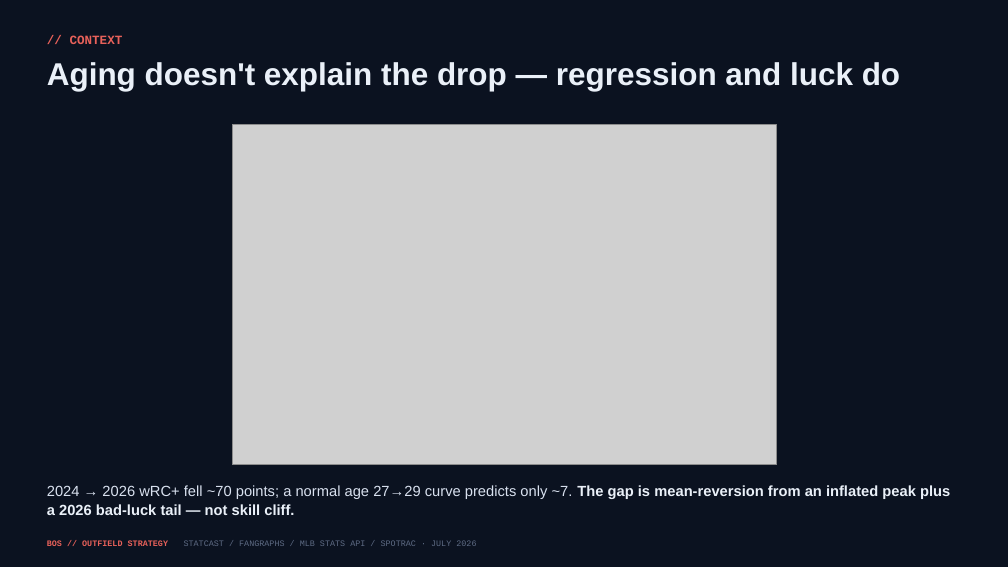
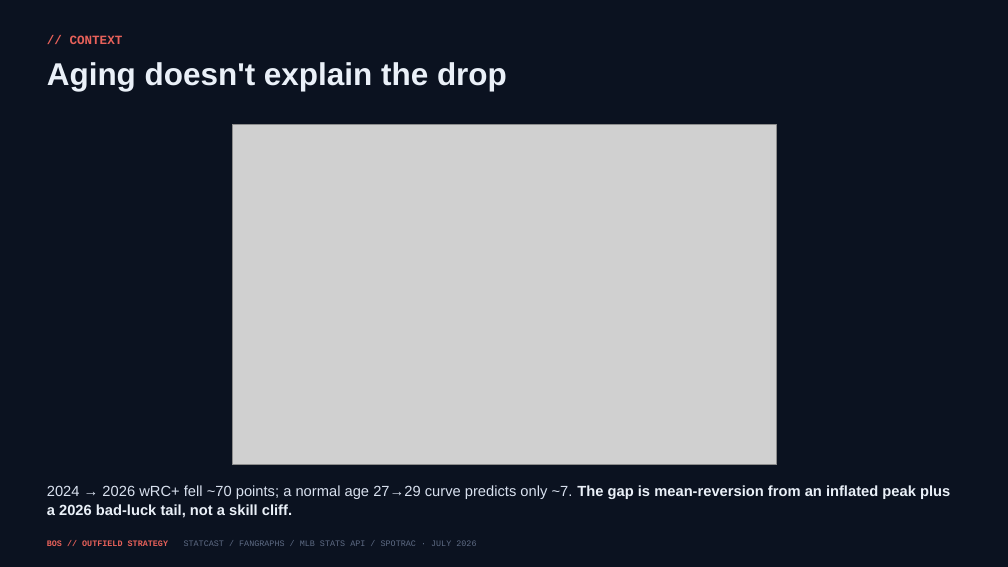
Before and after one commit to justinloo12/jarren-duran-outlier-analysis, a slide deck: slide 9 of outputs/Red_Sox_Outfield_Strategy.pptx. Drawn at 1008x567 pixels with LibreOffice and Linux fonts; fonts in the diff are those of the drawing; grey boxes stand for pictures. Boxes give left, top, right and bottom in pixels: in the first picture for what was removed or moved away, otherwise in the second. Text is boxed around its words. In the diff, an @@ line names an element or a change of style, - is before the commit and + after.

```diff
--- a/outputs/Red_Sox_Outfield_Strategy.pptx
+++ b/outputs/Red_Sox_Outfield_Strategy.pptx
@@ text at [47,62,507,91]: text changed @@
-Aging doesn't explain the drop — regression and luck do
+Aging doesn't explain the drop
@@ text at [47,485,950,518]: text changed @@
-2024 → 2026 wRC+ fell ~70 points; a normal age 27→29 curve predicts only ~7. The gap is mean-reversion from an inflated peak plus a 2026 bad-luck tail — not skill cliff.
+2024 → 2026 wRC+ fell ~70 points; a normal age 27→29 curve predicts only ~7. The gap is mean-reversion from an inflated peak plus a 2026 bad-luck tail, not a skill cliff.
```
Also in this commit, not shown: 14 other slides changed, 43 other files.
